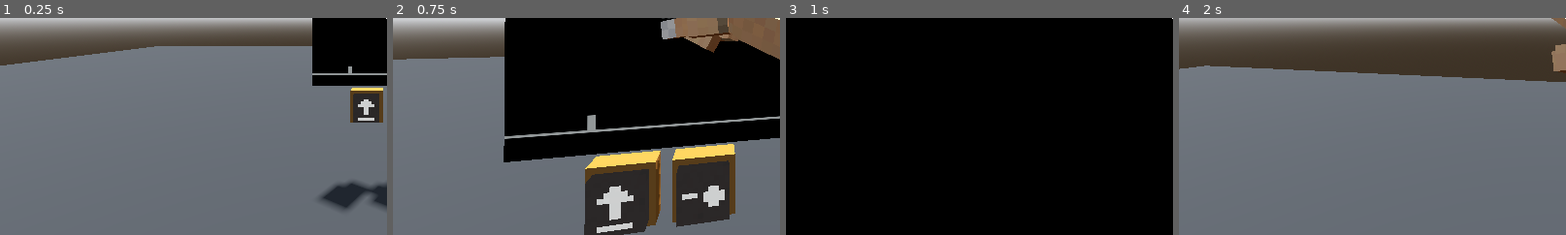
Above: before the commit, frames 1-4 (left to right).
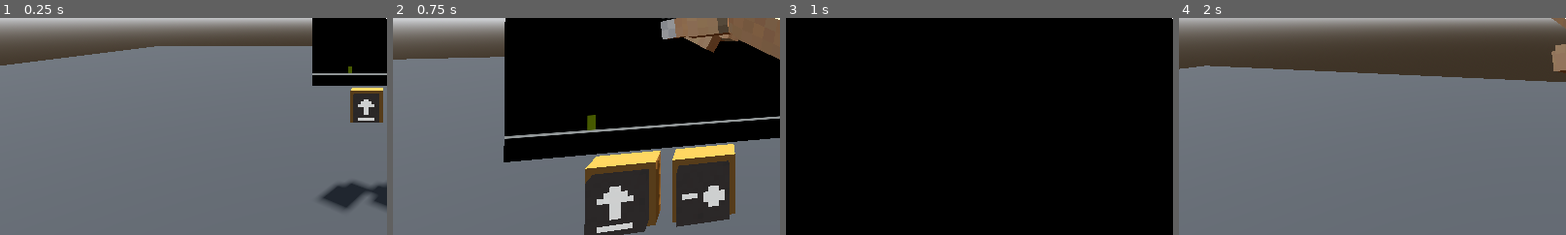
Above: after the commit, the same moments.

Repository: GildedBirch/evading-homework
Game: Godot game, scene res://scenes/management/main.tscn
The game is run twice, just before and just after one commit, with the same random seed, the same clock (stepped at 60 frames per second) and the same inputs.
Inputs (mouse positions are % of the whole screen's width and height, from its top left):
- Up to frame 1 (0.25 s): no input
- Up to frame 2 (0.75 s): tap Enter at 0.5 s; move the mouse to (55, 50) at 0.52 s; press the mouse at (55, 50) at 0.53 s; hold W (move_forward) from 0.53 s (still down)
- Up to frame 3 (1 s): keep holding W (move_forward)
- Up to frame 4 (2 s): keep holding W (move_forward); move the mouse to (45, 50) at 1.27 s; release the mouse at (45, 50) at 1.28 s; click (45, 50) at 1.35 s
The pictures show only the part of the screen within x 0-50%, y 50-100%; the shares and areas given below are measured in that part.

The runs differ from the first frame. In frame 1, less than 0.1% of the frame differs, in the area x 89-91%, y 22-26%; in frame 2, 0.2%, in the area x 50-53%, y 44-52%; in frame 3, nothing differs; in frame 4, nothing differs.

Commit message:
Obstacle spawning

Diff:
--- /dev/null
+++ b/auto_load/signal_bus.gd
@@ -0,0 +1,4 @@
+extends Node
+
+
+signal game_over
--- a/project.godot
+++ b/project.godot
@@ -14,6 +14,10 @@
 run/main_scene="uid://20n4024noof2"
 config/features=PackedStringArray("4.4", "GL Compatibility")
 config/icon="res://assets/textures/icon.svg"
+
+[autoload]
+
+SignalBus="*res://auto_load/signal_bus.gd"
 
 [display]
 
--- a/scenes/level/game_screen/game_screen.gd
+++ b/scenes/level/game_screen/game_screen.gd
@@ -6,12 +6,21 @@
 @export var jump_button: Button3D
 @export var shoot_button: Button3D
 
+const OBSTACLES: Array = [
+	preload("res://scenes/level/game_screen/obstacles/obstacle_jump.tscn"),
+	preload("res://scenes/level/game_screen/obstacles/obstacle_shoot.tscn"),
+	]
+
 @onready var player_2d: Player2d = %Player2D
+@onready var obstacle_spawn_point: Marker2D = %ObstacleSpawnPoint
+@onready var obstacle_spawn_timer: Timer = %ObstacleSpawnTimer
 
 
 func _ready() -> void:
+	SignalBus.game_over.connect(_on_game_over)
 	jump_button.pressed.connect(_jump_button_pressed)
 	shoot_button.pressed.connect(_shoot_button_pressed)
+	obstacle_spawn_timer.timeout.connect(_on_obstacle_spawn_timer_timeout)
 	target_screen.material_override.albedo_texture = get_texture()
 
 
@@ -21,3 +30,13 @@
 
 func _shoot_button_pressed() -> void:
 	player_2d.shoot()
+
+
+func _on_obstacle_spawn_timer_timeout() -> void:
+	var obstacle: Obstacle = OBSTACLES.pick_random().instantiate()
+	add_child(obstacle)
+	obstacle.global_position = obstacle_spawn_point.global_position
+
+
+func _on_game_over() -> void:
+	obstacle_spawn_timer.stop()
--- a/scenes/level/game_screen/game_screen.tscn
+++ b/scenes/level/game_screen/game_screen.tscn
@@ -2,7 +2,7 @@
 
 [ext_resource type="Script" uid="uid://p5frryogakis" path="res://scenes/level/game_screen/game_screen.gd" id="1_xiv1n"]
 [ext_resource type="FontFile" uid="uid://5w8u2sf6ykfh" path="res://assets/fonts/monogram-extended.ttf" id="2_n3lex"]
-[ext_resource type="PackedScene" uid="uid://2r2pmnu675je" path="res://scenes/level/game_screen/player_2d.tscn" id="3_o2rmf"]
+[ext_resource type="PackedScene" uid="uid://2r2pmnu675je" path="res://scenes/level/game_screen/player/player_2d.tscn" id="3_o2rmf"]
 
 [sub_resource type="RectangleShape2D" id="RectangleShape2D_n3lex"]
 size = Vector2(600, 50)
@@ -50,7 +50,15 @@
 unique_name_in_owner = true
 position = Vector2(150, 250)
 
+[node name="ObstacleSpawnPoint" type="Marker2D" parent="."]
+unique_name_in_owner = true
+position = Vector2(620, 251)
+
+[node name="ObstacleSpawnTimer" type="Timer" parent="."]
+unique_name_in_owner = true
+wait_time = 3.0
+autostart = true
+
 [node name="SubViewportContainer" type="SubViewportContainer" parent="."]
-visible = false
 offset_right = 40.0
 offset_bottom = 40.0
--- a/scenes/level/game_screen/obstacle.gd
+++ /dev/null
@@ -1,2 +0,0 @@
-class_name  Obstacle
-extends Area2D
--- /dev/null
+++ b/scenes/level/game_screen/obstacles/obstacle.gd
@@ -0,0 +1,31 @@
+class_name  Obstacle
+extends Area2D
+
+
+enum ObstacleType{JUMP, SHOOT}
+@export var type: ObstacleType
+var speed: float = 1.0
+
+
+func _ready() -> void:
+	body_entered.connect(_on_body_entered)
+	area_entered.connect(_on_area_entered)
+	SignalBus.game_over.connect(_on_game_over)
+
+
+func _process(delta: float) -> void:
+	global_position.x -= speed
+
+
+func _on_body_entered(body: Node2D) -> void:
+	SignalBus.game_over.emit()
+
+
+func _on_area_entered(area: Area2D) -> void:
+	area.queue_free()
+	if type == ObstacleType.SHOOT:
+		queue_free()
+
+
+func _on_game_over() -> void:
+	queue_free()
--- a/scenes/level/game_screen/obstacle_jump.tscn
+++ b/scenes/level/game_screen/obstacles/obstacle_jump.tscn
@@ -1,11 +1,13 @@
 [gd_scene load_steps=3 format=3 uid="uid://bevu3i3u5lf72"]
 
-[ext_resource type="Script" uid="uid://ctjdcf0v7x0xm" path="res://scenes/level/game_screen/obstacle.gd" id="1_ju6ui"]
+[ext_resource type="Script" uid="uid://ctjdcf0v7x0xm" path="res://scenes/level/game_screen/obstacles/obstacle.gd" id="1_ju6ui"]
 
 [sub_resource type="RectangleShape2D" id="RectangleShape2D_6n4ms"]
 size = Vector2(14, 40)
 
 [node name="ObstacleJump" type="Area2D"]
+collision_layer = 6
+collision_mask = 6
 script = ExtResource("1_ju6ui")
 
 [node name="CollisionShape2D" type="CollisionShape2D" parent="."]
@@ -16,3 +18,4 @@
 offset_left = -7.0
 offset_top = -40.0
 offset_right = 7.0
+color = Color(0.862745, 0.196078, 0.184314, 1)
--- /dev/null
+++ b/scenes/level/game_screen/obstacles/obstacle_shoot.tscn
@@ -0,0 +1,22 @@
+[gd_scene load_steps=3 format=3 uid="uid://b2kr2wi6mm3vp"]
+
+[ext_resource type="Script" uid="uid://ctjdcf0v7x0xm" path="res://scenes/level/game_screen/obstacles/obstacle.gd" id="1_rq6xr"]
+
+[sub_resource type="RectangleShape2D" id="RectangleShape2D_mmlr4"]
+size = Vector2(20, 123)
+
+[node name="ObstacleShoot" type="Area2D"]
+collision_layer = 6
+collision_mask = 6
+script = ExtResource("1_rq6xr")
+type = 1
+
+[node name="CollisionShape2D" type="CollisionShape2D" parent="."]
+position = Vector2(0, -61.5)
+shape = SubResource("RectangleShape2D_mmlr4")
+
+[node name="ColorRect" type="ColorRect" parent="."]
+offset_left = -20.0
+offset_top = -124.0
+offset_right = 20.0
+color = Color(0.862745, 0.196078, 0.184314, 1)
--- a/scenes/level/game_screen/player_2d.gd
+++ b/scenes/level/game_screen/player/player_2d.gd
@@ -3,7 +3,7 @@
 
 
 const JUMP_VELOCITY = -400.0
-const PROJECTILE = preload("res://scenes/level/game_screen/projectile.tscn")
+const PROJECTILE = preload("res://scenes/level/game_screen/player/projectile.tscn")
 
 var can_shoot: bool = true
 
--- a/scenes/level/game_screen/player_2d.tscn
+++ b/scenes/level/game_screen/player/player_2d.tscn
@@ -1,11 +1,13 @@
 [gd_scene load_steps=3 format=3 uid="uid://2r2pmnu675je"]
 
-[ext_resource type="Script" uid="uid://cpyj57git286l" path="res://scenes/level/game_screen/player_2d.gd" id="1_ts4kl"]
+[ext_resource type="Script" uid="uid://cpyj57git286l" path="res://scenes/level/game_screen/player/player_2d.gd" id="1_ts4kl"]
 
 [sub_resource type="RectangleShape2D" id="RectangleShape2D_o2rmf"]
 size = Vector2(15, 30)
 
 [node name="Player2D" type="CharacterBody2D"]
+collision_layer = 5
+collision_mask = 5
 script = ExtResource("1_ts4kl")
 
 [node name="CollisionShape2D" type="CollisionShape2D" parent="."]
@@ -23,7 +25,7 @@
 offset_right = 7.5
 grow_horizontal = 2
 grow_vertical = 0
-color = Color(0.992157, 0.964706, 0.890196, 1)
+color = Color(0.521569, 0.6, 0, 1)
 
 [node name="BulletCooldownTimer" type="Timer" parent="."]
 unique_name_in_owner = true
--- a/scenes/level/game_screen/projectile.gd
+++ b/scenes/level/game_screen/player/projectile.gd
@@ -5,5 +5,13 @@
 var speed: float = 1.0
 
 
+func _ready() -> void:
+	SignalBus.game_over.connect(_on_game_over)
+
+
 func _process(delta: float) -> void:
 	global_position.x += speed
+
+
+func _on_game_over() -> void:
+	queue_free()
--- a/scenes/level/game_screen/projectile.tscn
+++ b/scenes/level/game_screen/player/projectile.tscn
@@ -1,12 +1,14 @@
 [gd_scene load_steps=3 format=3 uid="uid://cmiaj0u7mqyab"]
 
-[ext_resource type="Script" uid="uid://buqb5gt6ywhg" path="res://scenes/level/game_screen/projectile.gd" id="1_8mate"]
+[ext_resource type="Script" uid="uid://buqb5gt6ywhg" path="res://scenes/level/game_screen/player/projectile.gd" id="1_8mate"]
 
 [sub_resource type="CircleShape2D" id="CircleShape2D_a7xrn"]
 radius = 5.0
 
 [node name="Projectile" type="Area2D"]
 top_level = true
+light_mask = 2
+visibility_layer = 2
 collision_layer = 2
 collision_mask = 2
 script = ExtResource("1_8mate")
@@ -26,3 +28,4 @@
 offset_bottom = 3.0
 grow_horizontal = 2
 grow_vertical = 2
+color = Color(1, 0.75, 0, 1)
Not shown, added: auto_load/signal_bus.gd.uid
Renamed: scenes/level/game_screen/obstacle.gd.uid -> scenes/level/game_screen/obstacles/obstacle.gd.uid
Renamed: scenes/level/game_screen/player_2d.gd.uid -> scenes/level/game_screen/player/player_2d.gd.uid
Renamed: scenes/level/game_screen/projectile.gd.uid -> scenes/level/game_screen/player/projectile.gd.uid
